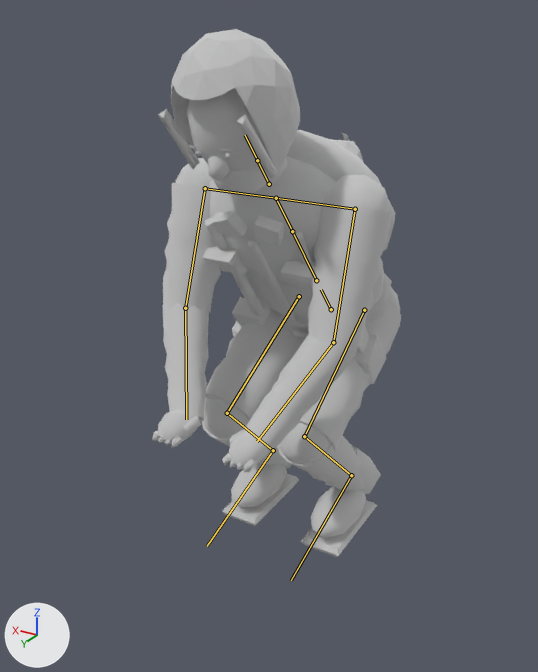
One commit to the glTF model ambush_loop/art/v2/models/enemy_sneak_lod1.glb: the scene before it, then after it.
Rendered twice from a 50 mm camera at (-0.886, 1.727, 1.39) aimed at (0.006, 0.241, 0.647). Lighting does not change. The marker at lower left points along +X, +Y and +Z. The first picture is the older version. Both versions are drawn at frame 12 of the action 'pickup'; the numbers are the values there. The bones that change, and the others that lie on the model, are drawn over the model as lines.

The first picture shows 'enemy_sneak_body.001'.
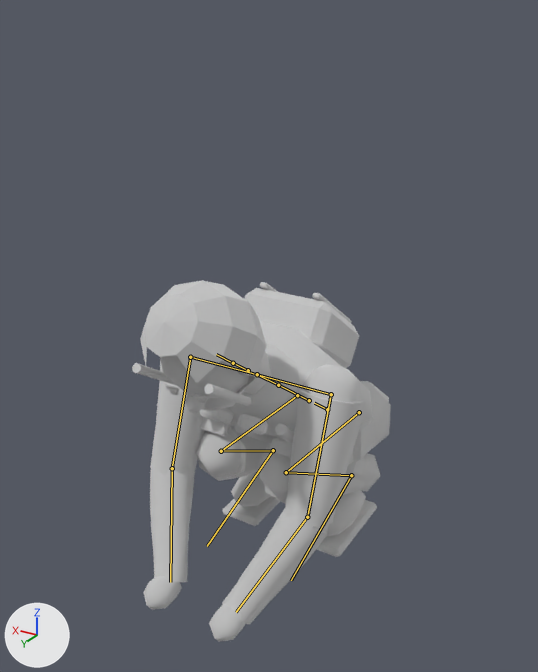
Where the change shows, as pixel boxes [x1, y1, x2, y2] in the pictures (538 x 672 px):
'enemy_sneak_body.001', posed (31% shorter)
    before: [152, 29, 401, 557]
    after: [132, 280, 391, 642]
bone 'pelvis', root to tip
    before: (331, 309) to (321, 289)
    after: (327, 409) to (314, 403)
bone 'clavicle.L', root to tip
    before: (276, 198) to (355, 209)
    after: (257, 374) to (331, 394)
bone 'upper_arm.L', root to tip
    before: (355, 209) to (333, 342)
    after: (331, 394) to (307, 517)
bone 'forearm.L', root to tip
    before: (333, 342) to (257, 441)
    after: (307, 517) to (236, 612)
bone 'clavicle.R', root to tip
    before: (276, 198) to (205, 188)
    after: (257, 374) to (190, 357)
bone 'upper_arm.R', root to tip
    before: (205, 188) to (185, 308)
    after: (190, 357) to (172, 468)
bone 'forearm.R', root to tip
    before: (185, 308) to (186, 419)
    after: (172, 468) to (170, 582)
bone 'thigh.L', root to tip
    before: (364, 310) to (304, 436)
    after: (359, 412) to (286, 472)
bone 'shin.L', root to tip
    before: (304, 436) to (351, 475)
    after: (286, 472) to (351, 475)
bone 'thigh.R', root to tip
    before: (299, 296) to (227, 413)
    after: (297, 395) to (221, 451)
bone 'shin.R', root to tip
    before: (227, 413) to (273, 450)
    after: (221, 451) to (273, 450)

Edits to the bpy script that builds the scene:
```text
Change bone_pelvis:
    where bone_pelvis = bpy.data.objects['Rig.005'].pose.bones['pelvis']  # child of 'root'
    bone_pelvis.location: (0.0, -0.324, 0.1) -> (0.0, -0.654, 0.1)
    bone_pelvis.rotation_quaternion: (0.942, -0.336, 0.0, 0.0) -> (0.889, -0.457, 0.0, 0.0)  # degrees (-39, 0, 0) -> degrees (-54, 0, 0)
Change bone_clavicle_l:
    where bone_clavicle_l = bpy.data.objects['Rig.005'].pose.bones['clavicle.L']  # child of 'chest'
    bone_clavicle_l.rotation_quaternion: (0.942, 0.0, -0.336, 0.0) -> (0.889, 0.0, -0.457, 0.0)  # degrees (0, -39, 0) -> degrees (0, -54, 0)
Change bone_upper_arm_l:
    where bone_upper_arm_l = bpy.data.objects['Rig.005'].pose.bones['upper_arm.L']  # child of 'clavicle.L'
    bone_upper_arm_l.rotation_quaternion: (0.994, 0.033, 0.0, -0.106) -> (0.992, 0.044, 0.0, -0.117)  # degrees (4, 0, -12) -> degrees (5, 1, -13)
Change bone_forearm_l:
    where bone_forearm_l = bpy.data.objects['Rig.005'].pose.bones['forearm.L']  # child of 'upper_arm.L'
    bone_forearm_l.rotation_quaternion: (0.816, -0.574, 0.045, -0.041) -> (0.806, -0.589, 0.046, -0.025)  # degrees (-70, 2, -7) -> degrees (-72, 3, -5)
Change bone_clavicle_r:
    where bone_clavicle_r = bpy.data.objects['Rig.005'].pose.bones['clavicle.R']  # child of 'chest'
    bone_clavicle_r.rotation_quaternion: (0.942, 0.0, 0.336, 0.0) -> (0.889, 0.0, 0.457, 0.0)  # degrees (0, 39, 0) -> degrees (0, 54, 0)
Change bone_upper_arm_r:
    where bone_upper_arm_r = bpy.data.objects['Rig.005'].pose.bones['upper_arm.R']  # child of 'clavicle.R'
    bone_upper_arm_r.rotation_quaternion: (0.994, 0.033, 0.0, 0.106) -> (0.992, 0.044, 0.0, 0.117)  # degrees (4, 0, 12) -> degrees (5, -1, 13)
Change bone_forearm_r:
    where bone_forearm_r = bpy.data.objects['Rig.005'].pose.bones['forearm.R']  # child of 'upper_arm.R'
    bone_forearm_r.rotation_quaternion: (0.816, -0.574, -0.045, 0.041) -> (0.806, -0.589, -0.046, 0.025)  # degrees (-70, -2, 7) -> degrees (-72, -3, 5)
Change bone_thigh_l:
    where bone_thigh_l = bpy.data.objects['Rig.005'].pose.bones['thigh.L']  # child of 'pelvis'
    bone_thigh_l.location: (0.0, 0.004, -0.013) -> (0.0, 0.007, -0.017)
    bone_thigh_l.rotation_quaternion: (0.674, 0.738, -0.017, -0.032) -> (0.3, 0.953, -0.014, -0.041)  # degrees (95, 1, -4) -> degrees (145, 4, -3)
Change bone_shin_l:
    where bone_shin_l = bpy.data.objects['Rig.005'].pose.bones['shin.L']  # child of 'thigh.L'
    bone_shin_l.rotation_quaternion: (0.658, -0.753, -0.01, 0.016) -> (0.281, -0.959, 0.005, 0.036)  # degrees (-98, 1, 2) -> degrees (-147, 4, 1)
Change bone_foot_l:
    where bone_foot_l = bpy.data.objects['Rig.005'].pose.bones['foot.L']  # child of 'shin.L'
    bone_foot_l.rotation_quaternion: (0.934, 0.356, -0.016, -0.009) -> (0.879, 0.474, -0.046, -0.019)  # degrees (42, -1, -2) -> degrees (57, -4, -4)
Change bone_thigh_r:
    where bone_thigh_r = bpy.data.objects['Rig.005'].pose.bones['thigh.R']  # child of 'pelvis'
    bone_thigh_r.location: (0.0, 0.004, -0.013) -> (0.0, 0.007, -0.017)
    bone_thigh_r.rotation_quaternion: (0.674, 0.738, 0.017, 0.032) -> (0.3, 0.953, 0.014, 0.041)  # degrees (95, -1, 4) -> degrees (145, -4, 3)
Change bone_shin_r:
    where bone_shin_r = bpy.data.objects['Rig.005'].pose.bones['shin.R']  # child of 'thigh.R'
    bone_shin_r.rotation_quaternion: (0.658, -0.753, 0.01, -0.016) -> (0.281, -0.959, -0.005, -0.036)  # degrees (-98, -1, -2) -> degrees (-147, -4, -1)
Change bone_foot_r:
    where bone_foot_r = bpy.data.objects['Rig.005'].pose.bones['foot.R']  # child of 'shin.R'
    bone_foot_r.rotation_quaternion: (0.934, 0.356, 0.016, 0.009) -> (0.879, 0.474, 0.046, 0.019)  # degrees (42, 1, 2) -> degrees (57, 4, 4)
```
